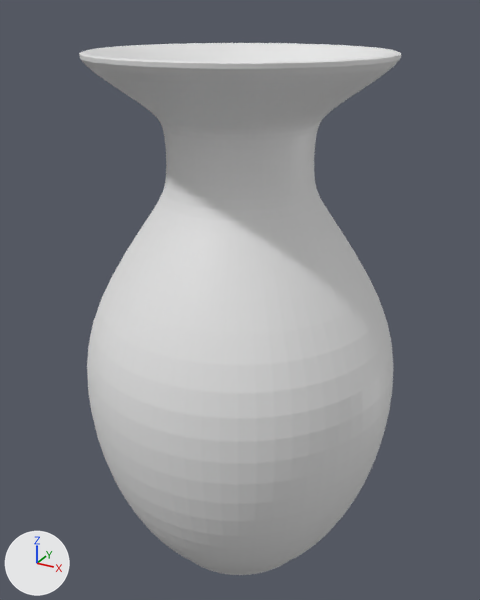
Renders of the Blender file Vase.blend from each side of a commit.
The view is the same before and after, from a camera (50 mm lens) standing at (1.88, -3.43, 2.57) and looking at (-0.02, 0.04, 0.84). Arrows for +X, +Y and +Z are at lower left; the lights stay in place.
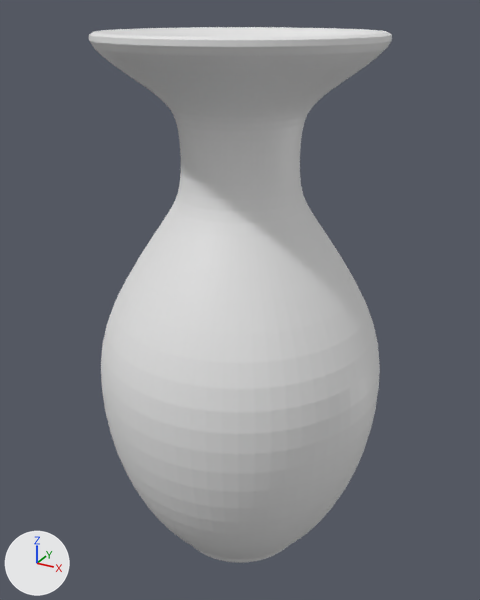
Patch to the scene script:
```diff
--- a/Vase.blend.py
+++ b/Vase.blend.py
@@ ob_cylinder @@
 _m = ob_cylinder.modifiers.new('Solidify', 'SOLIDIFY')
-_m.thickness = -0.09
+_m.thickness = -0.13
+_m.offset = 1.0
 _m = ob_cylinder.modifiers.new('Subdivision', 'SUBSURF')
+_m.levels = 6
+_m.render_levels = 6
```

Boxes [x1, y1, x2, y2] around the edits, measured in the pictures (480 x 600 px):
'Cylinder', modifiers changed: before [79, 43, 401, 575]; after [89, 27, 392, 563]
